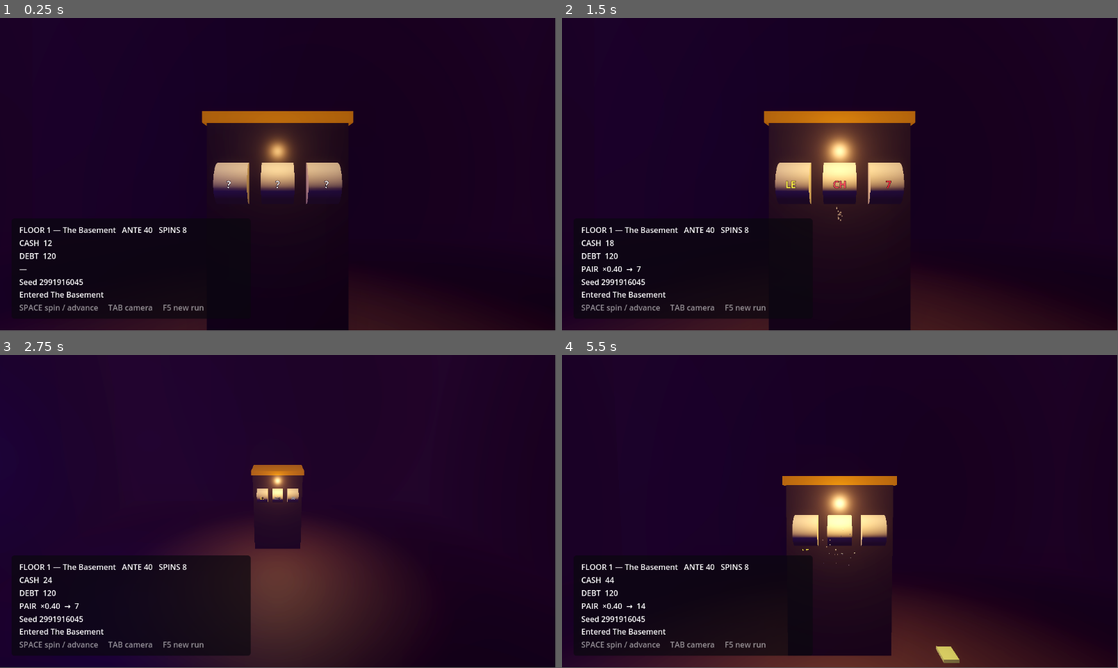
Above: before the commit, frames 1-4 (two rows, left to right).
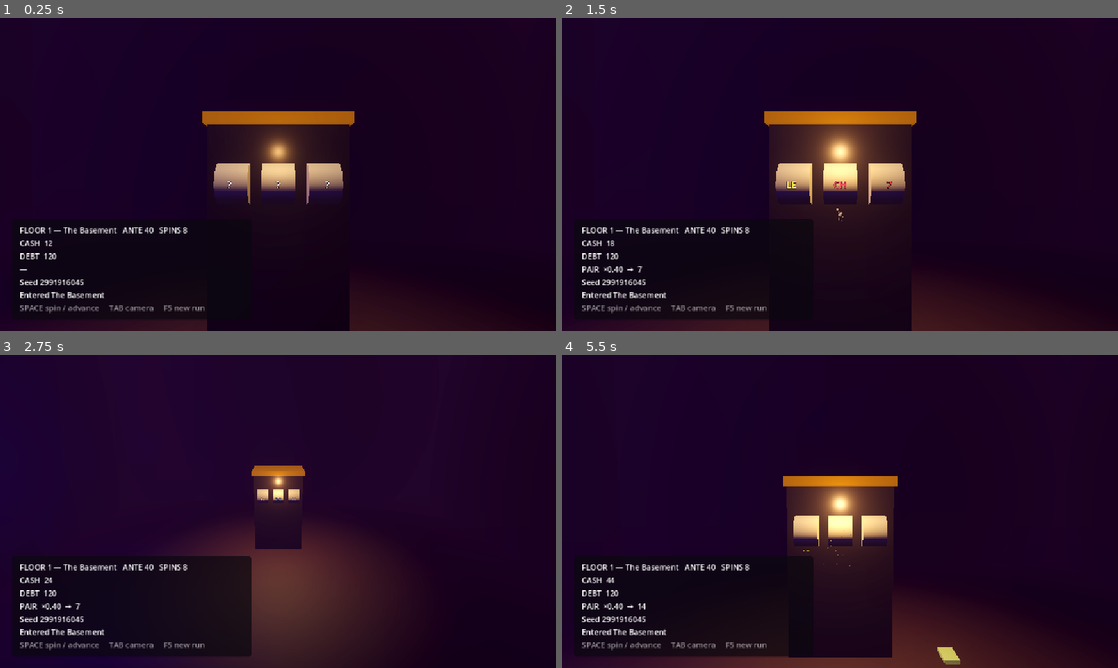
Above: after the commit, the same moments.

Repository: 11wallial/mum-birthday-weekend
Game: Godot game, scene res://scenes/3d/casino_room.tscn
The game is run twice, just before and just after one commit, with the same random seed, the same clock (stepped at 60 frames per second) and the same inputs.
Inputs:
- Up to frame 1 (0.25 s): no input
- Up to frame 2 (1.5 s): tap Enter (bb_confirm) at 0.5 s; hold Space (bb_advance) 0.53-1.28 s; tap Space (bb_advance) at 1.35 s
- Up to frame 3 (2.75 s): tap Enter (bb_confirm) at 2 s; hold Tab (bb_camera) from 2.03 s (still down); tap Space (bb_advance) at 2.3 s
- Up to frame 4 (5.5 s): release Tab (bb_camera) at 2.78 s; tap Enter (bb_confirm) at 2.85, 3.5, 4.25 s; tap Space (bb_advance) at 3.05, 4.35, 5.3 s; hold Space (bb_advance) 3.53-4.28 s; hold Tab (bb_camera) from 5.03 s (still down)
In our replay, the window is 799x449 before the commit and 800x450 after it. These sizes can differ from the game's own. Grey fills any space a smaller window leaves; there, only what the larger window draws over its background counts as a difference.

The runs differ from the first frame. In frame 1, 1.7% of the frame differs, in the area x 3-74%, y 29-100%; in frame 2, 2.0%; in frame 3, 1.6%; in frame 4, 2.2%, in the area x 3-89%, y 38-100%.

Commit message:
Package self-contained builds for desktop, Android and the web
The game could only be played by installing Godot and opening the project.
It now exports to five targets that run on launch with nothing to fetch:
one file each on Windows, Linux and macOS with the PCK embedded, a signed
APK, and a web build. Content, scripts and audio are all packed, and the
cues are synthesised in-process rather than streamed, so a first launch
offline is the same as any other.

Making it actually playable on a phone was the bulk of the work, and it
was not a rendering problem. Leaving the draft, opening setup, toggling
the camera and starting a new run were keyboard-only, so a touch device
reached the shop and had no way out of it. The draft and the setup panel
now carry their own buttons, TouchBar supplies the rest, and every prompt
that named a key asks TouchBar.hint() for wording that suits the device.
Tapping the world already advanced the run — Godot emulates a click from a
touch — so the bar carries only what a pointer cannot reach.

Two bugs surfaced from running the builds rather than reading them:

- The web export defaults to sample playback, which cannot play an
  AudioStreamGenerator at all. Every ambience bed was failing with a
  warning per voice. Found by loading the build in headless Chromium;
  every voice now asks for PLAYBACK_TYPE_STREAM.
- Framing was authored at 16:9 and a narrower screen keeps the vertical
  field, so a portrait phone cropped the machine off both edges.
  CameraController now measures the window and picks the axis to fix.

Verified: the Linux binary boots under xvfb with no script errors; the web
build loads clean in Chromium on both a desktop and a Pixel 7 viewport,
screenshotted both. Android is built in CI, which is the only place here
with an SDK to sign an APK — dl.google.com is blocked by this
environment's network policy. 131/131 tests pass.

export_presets.cfg is tracked against Godot's default ignore, which exists
because the file can carry keystore credentials; this one carries none.

Co-Authored-By: Claude Opus 5 <noreply@anthropic.com>
Claude-Session: https://claude.ai/code/session_01QE67eTNkeMzNdUncixHbtk

Diff:
--- a/break-the-bank/project.godot
+++ b/break-the-bank/project.godot
@@ -23,9 +23,23 @@
 gdscript/warnings/unsafe_cast=1
 gdscript/warnings/return_value_discarded=0
 
+[display]
+
+window/size/viewport_width=1152
+window/size/viewport_height=648
+window/size/window_width_override=1152
+window/size/window_height_override=648
+window/stretch/mode="canvas_items"
+window/stretch/aspect="expand"
+window/handheld/orientation=1
+
 [dotnet]
 
 project/assembly_name="Break the Bank"
+
+[input_devices]
+
+pointing/emulate_mouse_from_touch=true
 
 [input]
 
@@ -88,5 +102,7 @@
 [rendering]
 
 renderer/rendering_method="forward_plus"
+renderer/rendering_method.mobile="mobile"
+textures/vram_compression/import_etc2_astc=true
 environment/defaults/default_environment="res://scenes/3d/default_env.tres"
 anti_aliasing/quality/msaa_3d=2
--- a/break-the-bank/scenes/3d/casino_room.tscn
+++ b/break-the-bank/scenes/3d/casino_room.tscn
@@ -9,6 +9,7 @@
 [ext_resource type="Script" path="res://scripts/presentation/room_dressing.gd" id="7_dressing"]
 [ext_resource type="PackedScene" path="res://scenes/ui/shop_panel.tscn" id="8_shop"]
 [ext_resource type="PackedScene" path="res://scenes/ui/run_setup.tscn" id="9_setup"]
+[ext_resource type="PackedScene" path="res://scenes/ui/touch_bar.tscn" id="10_touch"]
 
 [sub_resource type="StandardMaterial3D" id="Mat_floor"]
 albedo_color = Color(0.15, 0.05, 0.08, 1)
@@ -90,3 +91,5 @@
 [node name="ShopPanel" parent="." instance=ExtResource("8_shop")]
 
 [node name="RunSetup" parent="." instance=ExtResource("9_setup")]
+
+[node name="TouchBar" parent="." instance=ExtResource("10_touch")]
--- a/break-the-bank/scenes/ui/run_setup.tscn
+++ b/break-the-bank/scenes/ui/run_setup.tscn
@@ -87,6 +87,10 @@
 layout_mode = 2
 text = "Cycle starter"
 
+[node name="Close" type="Button" parent="Panel/Rows/Buttons"]
+layout_mode = 2
+text = "Close"
+
 [node name="Difficulty" type="Button" parent="Panel/Rows/Buttons"]
 layout_mode = 2
 text = "Cycle difficulty"
--- a/break-the-bank/scenes/ui/shop_panel.tscn
+++ b/break-the-bank/scenes/ui/shop_panel.tscn
@@ -48,6 +48,11 @@
 layout_mode = 2
 theme_override_constants/separation = 4
 
+[node name="Leave" type="Button" parent="Panel/Rows"]
+layout_mode = 2
+custom_minimum_size = Vector2(0, 52)
+text = "Leave the shop"
+
 [node name="Footer" type="Label" parent="Panel/Rows"]
 layout_mode = 2
 modulate = Color(1, 1, 1, 0.6)
--- /dev/null
+++ b/break-the-bank/scenes/ui/touch_bar.tscn
@@ -0,0 +1,30 @@
+[gd_scene load_steps=2 format=3]
+
+[ext_resource type="Script" path="res://scripts/presentation/touch_bar.gd" id="1_touch"]
+
+[node name="TouchBar" type="CanvasLayer"]
+layer = 3
+script = ExtResource("1_touch")
+
+[node name="Row" type="HBoxContainer" parent="."]
+anchors_preset = 1
+anchor_left = 1.0
+anchor_right = 1.0
+offset_left = -368.0
+offset_top = 16.0
+offset_right = -16.0
+offset_bottom = 72.0
+grow_horizontal = 0
+theme_override_constants/separation = 8
+
+[node name="Camera" type="Button" parent="Row"]
+layout_mode = 2
+text = "View"
+
+[node name="Setup" type="Button" parent="Row"]
+layout_mode = 2
+text = "Setup"
+
+[node name="NewRun" type="Button" parent="Row"]
+layout_mode = 2
+text = "New run"
--- a/break-the-bank/scripts/presentation/audio/audio_director.gd
+++ b/break-the-bank/scripts/presentation/audio/audio_director.gd
@@ -44,14 +44,20 @@
 
 func _ready() -> void:
 	load_manifest()
+	# Every voice plays as a stream rather than a sample. The web export defaults
+	# to sample playback, which cannot play an [AudioStreamGenerator] at all —
+	# the ambience beds are generated, so on the web they would simply be silent
+	# and warn once per voice. Stream playback behaves the same on every target.
 	_anchor = get_node_or_null(positional_anchor_path) as Node3D
 	for i: int in FLAT_VOICES:
 		var player: AudioStreamPlayer = AudioStreamPlayer.new()
+		player.playback_type = AudioServer.PLAYBACK_TYPE_STREAM
 		add_child(player)
 		_flat.append(player)
 	var parent: Node = _anchor if _anchor != null else self
 	for i: int in POSITIONAL_VOICES:
 		var player: AudioStreamPlayer3D = AudioStreamPlayer3D.new()
+		player.playback_type = AudioServer.PLAYBACK_TYPE_STREAM
 		player.max_distance = 18.0
 		player.unit_size = 4.0
 		parent.add_child(player)
@@ -147,6 +153,7 @@
 		return
 	if def.is_sourced():
 		var player: AudioStreamPlayer = AudioStreamPlayer.new()
+		player.playback_type = AudioServer.PLAYBACK_TYPE_STREAM
 		player.stream = _stream_for(def)
 		player.bus = String(def.bus)
 		player.volume_db = def.base_volume_db + master_volume_db
--- a/break-the-bank/scripts/presentation/audio/procedural_loop_feeder.gd
+++ b/break-the-bank/scripts/presentation/audio/procedural_loop_feeder.gd
@@ -14,6 +14,9 @@
 ## Starts synthesising [param def]. Safe to call again to switch cue.
 func begin(def: SoundDef) -> void:
 	_def = def
+	# A generator can only be driven through stream playback. The web export
+	# defaults to sample playback, where this voice would warn and stay silent.
+	playback_type = AudioServer.PLAYBACK_TYPE_STREAM
 	stream = ProceduralCues.make_generator(def)
 	bus = String(def.bus)
 	volume_db = def.base_volume_db
--- a/break-the-bank/scripts/presentation/camera_controller.gd
+++ b/break-the-bank/scripts/presentation/camera_controller.gd
@@ -14,6 +14,12 @@
 }
 
 const TRANSITION_TIME: float = 0.7
+
+## Aspect at which the framing was authored: the 1152x648 design viewport. A
+## screen wider than this keeps its vertical field; anything narrower — every
+## phone held upright — switches to a fixed horizontal field so the machine
+## still fits across the frame instead of running off both edges.
+const DESIGN_ASPECT: float = 16.0 / 9.0
 
 @export var camera_path: NodePath = ^"Camera3D"
 @export var machine_anchor_path: NodePath = ^"../MachineAnchor"
@@ -33,7 +39,22 @@
 	_camera = get_node_or_null(camera_path) as Camera3D
 	_anchors[View.MACHINE] = get_node_or_null(machine_anchor_path) as Node3D
 	_anchors[View.ROOM] = get_node_or_null(room_anchor_path) as Node3D
+	_fit_to_screen()
+	get_viewport().size_changed.connect(_fit_to_screen)
 	set_view(current_view, true)
+
+
+## Chooses which axis the field of view is measured on, from the window's shape.
+## A rotated phone and a resized desktop window both land here.
+func _fit_to_screen() -> void:
+	if _camera == null:
+		return
+	var size: Vector2 = Vector2(get_viewport().get_visible_rect().size)
+	if size.y <= 0.0:
+		return
+	var aspect: float = size.x / size.y
+	_camera.keep_aspect = (Camera3D.KEEP_HEIGHT if aspect >= DESIGN_ASPECT
+			else Camera3D.KEEP_WIDTH)
 
 
 func _process(delta: float) -> void:
--- a/break-the-bank/scripts/presentation/casino_room.gd
+++ b/break-the-bank/scripts/presentation/casino_room.gd
@@ -18,6 +18,7 @@
 @export var dressing_path: NodePath = ^"RoomDressing"
 @export var shop_path: NodePath = ^"ShopPanel"
 @export var setup_path: NodePath = ^"RunSetup"
+@export var touch_bar_path: NodePath = ^"TouchBar"
 ## Records every choice for comparison against agent telemetry.
 @export var record_playtest: bool = true
 
@@ -31,6 +32,7 @@
 var _dressing: RoomDressing
 var _shop: ShopPanel
 var _setup: RunSetupPanel
+var _touch: TouchBar
 var _recorder: PlaytestRecorder
 var _profile: PlayerProfile
 var _catalogue: MetaCatalogue
@@ -51,6 +53,7 @@
 	_dressing = get_node_or_null(dressing_path) as RoomDressing
 	_shop = get_node_or_null(shop_path) as ShopPanel
 	_setup = get_node_or_null(setup_path) as RunSetupPanel
+	_touch = get_node_or_null(touch_bar_path) as TouchBar
 	_profile = PlayerProfile.load_or_new()
 	_catalogue = MetaCatalogue.new()
 	_catalogue.load_all()
@@ -64,6 +67,12 @@
 	if _shop != null:
 		_shop.buy_requested.connect(_on_buy_requested)
 		_shop.leave_requested.connect(_on_leave_requested)
+	# The bar reaches the same entry points as the keys it stands in for, so a
+	# tap and a keypress cannot drift apart.
+	if _touch != null:
+		_touch.camera_requested.connect(_on_touch_camera)
+		_touch.setup_requested.connect(_on_touch_setup)
+		_touch.new_run_requested.connect(_on_touch_new_run)
 	new_run(run_seed)
 
 
@@ -120,6 +129,21 @@
 		_advance()
 
 
+func _on_touch_camera() -> void:
+	if _camera != null:
+		_camera.toggle_view()
+
+
+func _on_touch_setup() -> void:
+	if _setup != null and not _setup.is_open():
+		_setup.open(_profile, _catalogue, _current_seed)
+
+
+func _on_touch_new_run() -> void:
+	_end_recording(&"abandoned")
+	new_run(0)
+
+
 ## Steps the run from a tool or a test, bypassing input. Visual QA uses this.
 func debug_advance() -> void:
 	_advance()
@@ -181,8 +205,9 @@
 			* (1.0 - ArtifactEngine.ante_discount_percent(state) / 100.0)))
 	var short: int = ante - state.economy.cash
 	var verdict: String = "you are %d short" % short if short > 0 else "you can cover it"
-	_set_prompt("ANTE DUE  %d     CASH %d     %s\nSPACE to settle" % [
-		ante, state.economy.cash, verdict])
+	_set_prompt("ANTE DUE  %d     CASH %d     %s\n%s" % [
+		ante, state.economy.cash, verdict,
+		TouchBar.hint("SPACE to settle", "TAP to settle")])
 	if _camera != null:
 		_camera.set_view(CameraController.View.MACHINE)
 
@@ -249,7 +274,8 @@
 		for unlock: UnlockDef in earned:
 			names.append(unlock.display_name)
 		lines.append("UNLOCKED: %s" % ", ".join(names))
-	lines.append("F5 for a new run     F2 for setup")
+	lines.append(TouchBar.hint("F5 for a new run     F2 for setup",
+			"New run / Setup — the buttons top right"))
 	_set_prompt("\n".join(lines))
 	_end_recording(StringName(reason))
 
--- a/break-the-bank/scripts/presentation/hud.gd
+++ b/break-the-bank/scripts/presentation/hud.gd
@@ -11,6 +11,7 @@
 @export var line_label_path: NodePath = ^"Panel/Rows/Line"
 @export var log_label_path: NodePath = ^"Panel/Rows/Log"
 @export var prompt_label_path: NodePath = ^"Prompt"
+@export var hint_label_path: NodePath = ^"Panel/Rows/Hint"
 
 const LOG_LINES: int = 6
 
@@ -20,6 +21,7 @@
 var _line: Label
 var _log: Label
 var _prompt: Label
+var _hint: Label
 var _lines: PackedStringArray = PackedStringArray()
 var _bus: EffectBus
 
@@ -31,6 +33,10 @@
 	_line = get_node_or_null(line_label_path) as Label
 	_log = get_node_or_null(log_label_path) as Label
 	_prompt = get_node_or_null(prompt_label_path) as Label
+	_hint = get_node_or_null(hint_label_path) as Label
+	# The scene carries the desktop wording; a touch build has no such keys.
+	if _hint != null and TouchBar.is_touch_device():
+		_hint.text = "TAP to spin / advance     buttons top-right"
 	set_prompt("")
 
 
--- a/break-the-bank/scripts/presentation/run_setup_panel.gd
+++ b/break-the-bank/scripts/presentation/run_setup_panel.gd
@@ -44,6 +44,14 @@
 	var cycle_difficulty: Button = get_node_or_null(^"Panel/Rows/Buttons/Difficulty") as Button
 	if cycle_difficulty != null:
 		cycle_difficulty.pressed.connect(_on_cycle_difficulty)
+	# Escape and F2 both close this, and a touch device has neither.
+	var close_button: Button = get_node_or_null(^"Panel/Rows/Buttons/Close") as Button
+	if close_button != null:
+		close_button.pressed.connect(close)
+	var footer: Label = get_node_or_null(^"Panel/Rows/Footer") as Label
+	if footer != null:
+		footer.text = TouchBar.hint("F2 close     ENTER start typed seed",
+				"Close, or start a run with a button above")
 
 
 func is_open() -> bool:
--- a/break-the-bank/scripts/presentation/shop_panel.gd
+++ b/break-the-bank/scripts/presentation/shop_panel.gd
@@ -15,10 +15,12 @@
 @export var rows_path: NodePath = ^"Panel/Rows/Offers"
 @export var title_path: NodePath = ^"Panel/Rows/Title"
 @export var footer_path: NodePath = ^"Panel/Rows/Footer"
+@export var leave_button_path: NodePath = ^"Panel/Rows/Leave"
 
 var _rows: VBoxContainer
 var _title: Label
 var _footer: Label
+var _leave: Button
 var _state: RunState
 var _open: bool = false
 
@@ -27,6 +29,12 @@
 	_rows = get_node_or_null(rows_path) as VBoxContainer
 	_title = get_node_or_null(title_path) as Label
 	_footer = get_node_or_null(footer_path) as Label
+	# A touch device has no Space key, so leaving has to be reachable by tap.
+	# The button is always present rather than touch-only: a visible exit is
+	# clearer than a documented one on every device.
+	_leave = get_node_or_null(leave_button_path) as Button
+	if _leave != null:
+		_leave.pressed.connect(_on_leave_pressed)
 	visible = false
 
 
@@ -62,8 +70,10 @@
 	for i: int in _state.shop_offers.size():
 		_rows.add_child(_build_row(i))
 	if _footer != null:
-		_footer.text = "1-%d or click to buy     SPACE / Q to leave" % maxi(
-				_state.shop_offers.size(), 1)
+		var offers: int = maxi(_state.shop_offers.size(), 1)
+		_footer.text = TouchBar.hint(
+				"1-%d or click to buy     SPACE / Q to leave" % offers,
+				"Tap an offer to buy")
 
 
 func _build_row(index: int) -> Control:
@@ -89,6 +99,10 @@
 	buy_requested.emit(index)
 
 
+func _on_leave_pressed() -> void:
+	leave_requested.emit()
+
+
 func _unhandled_input(event: InputEvent) -> void:
 	if not _open:
 		return
--- /dev/null
+++ b/break-the-bank/scripts/presentation/touch_bar.gd
@@ -0,0 +1,67 @@
+## On-screen controls for the actions a touch device cannot otherwise reach.
+##
+## Tapping the world already advances the run — Godot emulates a left click from
+## a touch, and [code]bb_advance[/code] is bound to that — so the bar carries
+## only the keys with no pointer equivalent: the camera toggle, a new run, and
+## the setup panel. It emits intent and never touches the simulation.
+##
+## The bar hides itself on a device without a touchscreen, so a desktop build
+## keeps a clean screen while a phone build needs no separate scene.
+class_name TouchBar
+extends CanvasLayer
+
+signal camera_requested()
+signal new_run_requested()
+signal setup_requested()
+
+## Forces the bar on for a screenshot or a desktop check of the touch layout.
+@export var force_visible: bool = false
+
+## Big enough to hit with a thumb on a phone: Material's 48dp floor, rounded up
+## because these sit near the screen edge where accuracy is worst.
+const BUTTON_SIZE: Vector2 = Vector2(112, 56)
+
+var _row: HBoxContainer
+
+
+## True when the running device takes touch input. Static so panels that must
+## reword a hint can ask without holding a reference to the bar.
+static func is_touch_device() -> bool:
+	return DisplayServer.is_touchscreen_available()
+
+
+## Picks the wording that matches the device. Prompts name the key that does the
+## thing, and on a phone there is no key — so the choice is made once, here,
+## rather than each caller testing for a touchscreen itself.
+static func hint(desktop: String, touch: String) -> String:
+	return touch if is_touch_device() else desktop
+
+
+func _ready() -> void:
+	_row = get_node_or_null(^"Row") as HBoxContainer
+	_wire(^"Row/Camera", camera_requested)
+	_wire(^"Row/Setup", setup_requested)
+	_wire(^"Row/NewRun", new_run_requested)
+	for button: Button in _buttons():
+		button.custom_minimum_size = BUTTON_SIZE
+		# The bar sits over the room; a focus ring left on a button after a tap
+		# would then eat the next keyboard advance on a hybrid device.
+		button.focus_mode = Control.FOCUS_NONE
+	visible = force_visible or is_touch_device()
+
+
+func _wire(path: NodePath, out: Signal) -> void:
+	var button: Button = get_node_or_null(path) as Button
+	if button != null:
+		button.pressed.connect(func() -> void: out.emit())
+
+
+func _buttons() -> Array[Button]:
+	var found: Array[Button] = []
+	if _row == null:
+		return found
+	for child: Node in _row.get_children():
+		var button: Button = child as Button
+		if button != null:
+			found.append(button)
+	return found
Not shown, added: break-the-bank/export_presets.cfg
Not shown: 1 places in break-the-bank/scenes/3d/casino_room.tscn that only renumber resources
Not shown, added: break-the-bank/scripts/presentation/touch_bar.gd.uid
Not shown, added: break-the-bank/tests/unit/test_audio_director.gd.uid
Not shown, added: break-the-bank/tests/unit/test_audio_manifest.gd.uid
Not shown, added: break-the-bank/tests/unit/test_procedural_cues.gd.uid
Not shown, changed: .github/workflows/godot.yml
Not shown, changed: break-the-bank/.claude/CLAUDE.md
Not shown, added: break-the-bank/docs/PACKAGING.md
Not shown, added: break-the-bank/tools/package/build.sh
